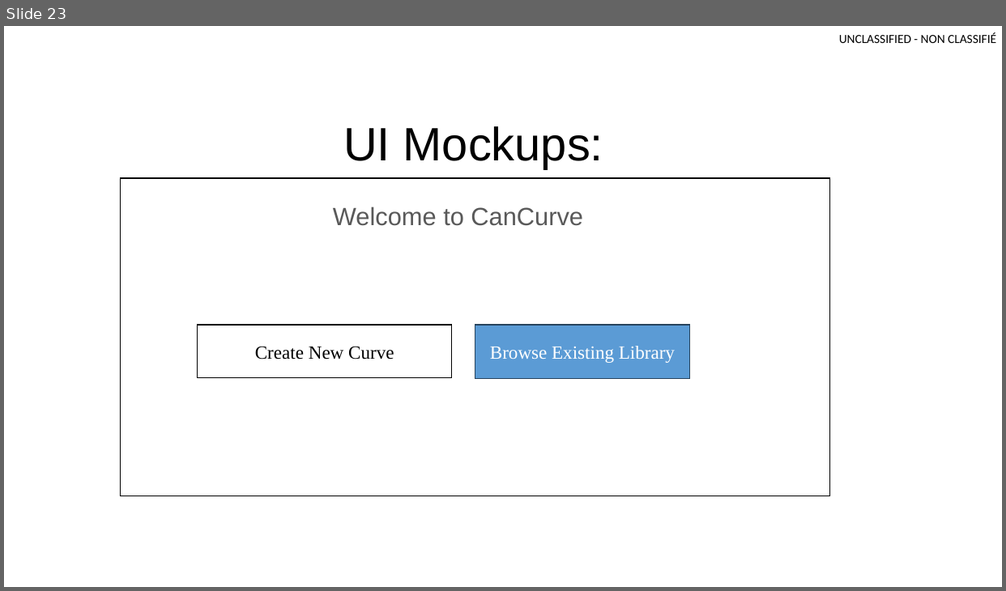
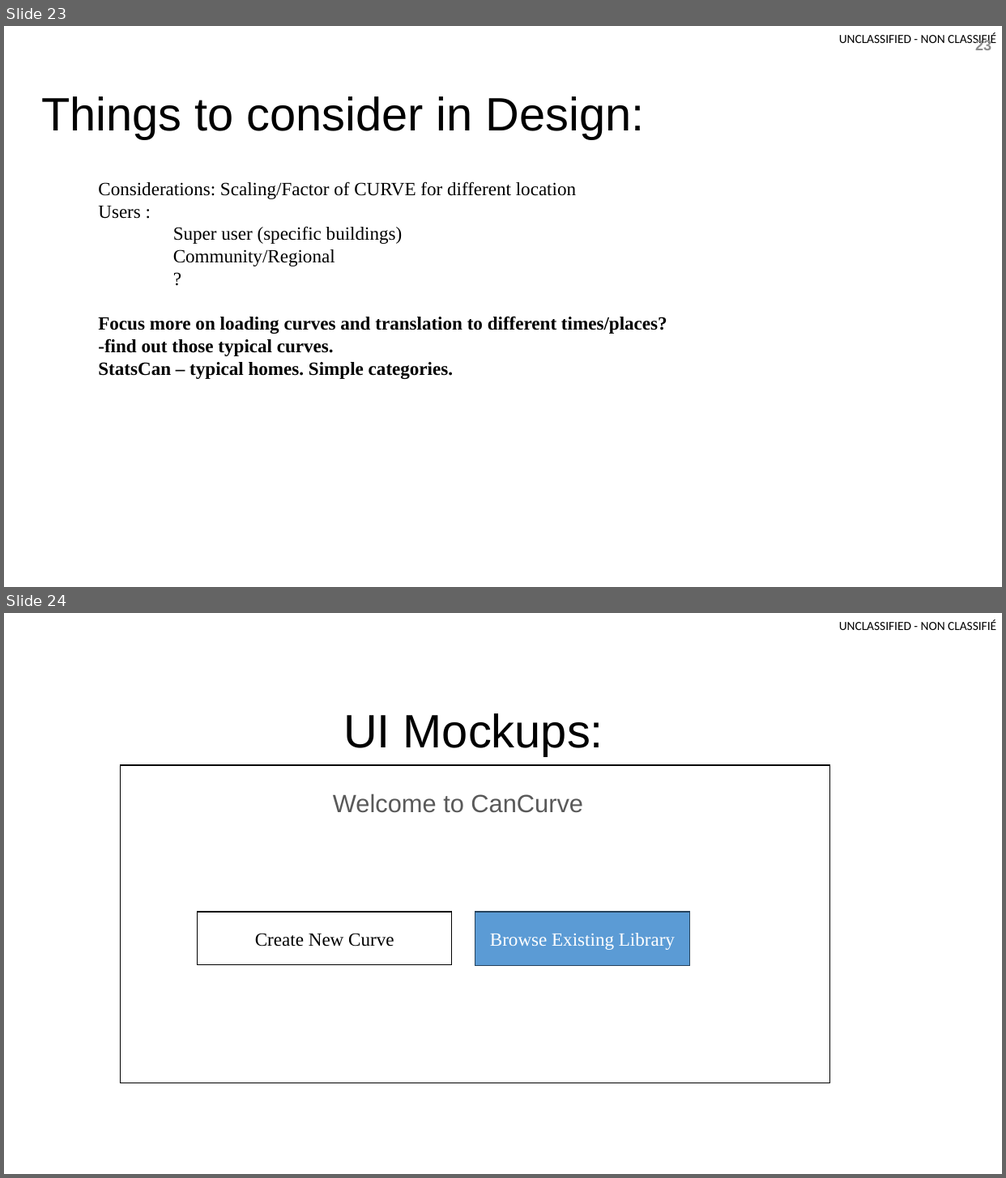
Before and after one commit to NRCan/CanCurve, a slide deck: CanCURVE_IntroductionSkeleton.pptx. Shown one above the other, each under a label of ours: slide 23 before the commit, slides 23 and 24 after it. The pictures are 1006x591 and 1006x1178 pixels, drawn with LibreOffice and Linux fonts; fonts in the diff are those of the drawing; background and template pictures are left out. Boxes give left, top, right and bottom in pixels: in the first picture for what was removed or moved away, otherwise in the second. Text is boxed around its words. In the diff, an @@ line names an element or a change of style, - is before the commit and + after.

```diff
--- a/CanCURVE_IntroductionSkeleton.pptx
+++ b/CanCURVE_IntroductionSkeleton.pptx
@@ slide 23 added at (4,26,1002,587), background picture (left out); not listed: 1 template element that a slide beside it also shows @@
@@ page number added at (975,39,991,50), 14 pt, text #8C8C8C, bold @@
+23
@@ title added at (41,96,645,139), 45 pt, text #000000 @@
+Things to consider in Design:
@@ text added at (98,182,667,379), 18 pt, text #000000, bold @@
+Considerations: Scaling/Factor of CURVE for different location
+Users :
+Super user (specific buildings)
+Community/Regional
+?
+Focus more on loading curves and translation to different times/places?
+-find out those typical curves.
+StatsCan – typical homes. Simple categories.
@@ what was slide 23 is now slide 24 @@
```
Also in this commit, not shown: 2 other files.
